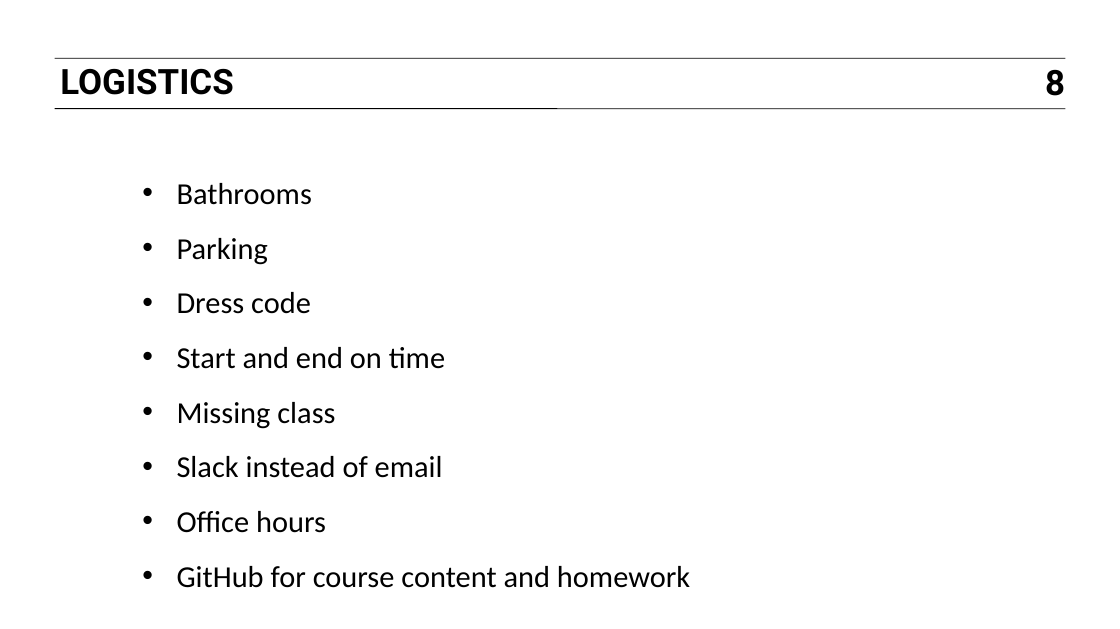
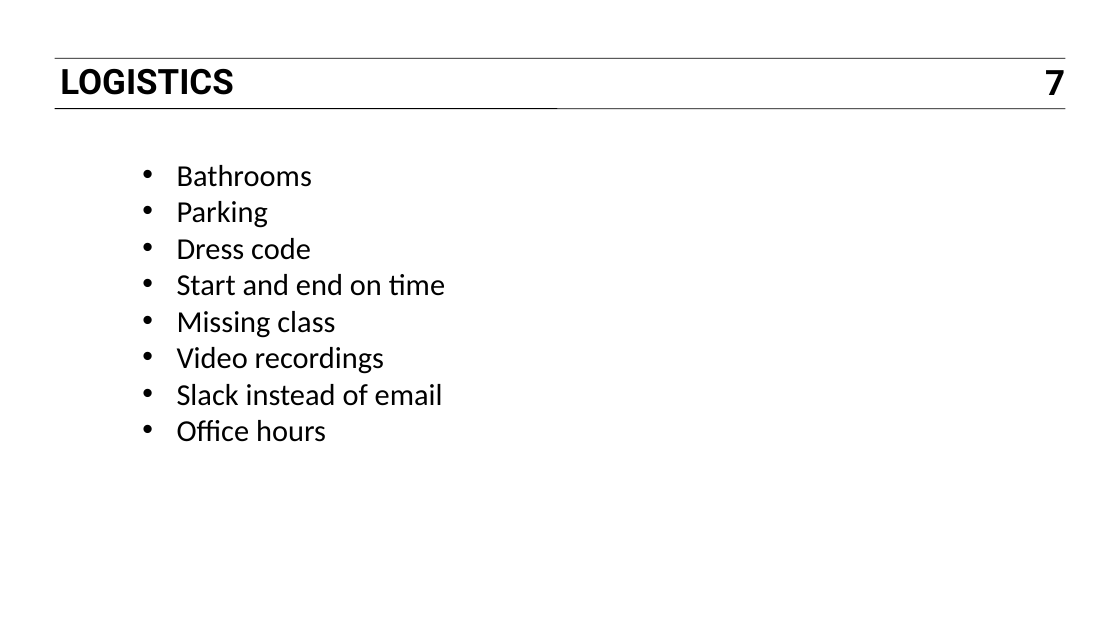
Before and after one commit to JamesByers/GA-SEA-DAT1, a slide deck: slide 7 of slides/01_course_overview.pptx (slide 8 before the commit). Drawn at 1120x629 pixels with LibreOffice and Linux fonts; fonts in the diff are those of the drawing. Boxes give left, top, right and bottom in pixels: in the first picture for what was removed or moved away, otherwise in the second. Text is boxed around its words. In the diff, an @@ line names an element or a change of style, - is before the commit and + after.

```diff
--- a/slides/01_course_overview.pptx
+++ b/slides/01_course_overview.pptx
@@ page number at box(1045, 70, 1065, 95): text changed @@
-8
+7
@@ text at box(177, 165, 445, 442): line spacing 1.5 to 1 @@
@@ text at box(177, 347, 384, 374): paragraph added @@
+• Video recordings
@@ text at box(177, 566, 690, 588): paragraph removed @@
-• GitHub for course content and homework
```
Also in this commit, not shown: 4 other slides changed, 2 slides removed, 19 other files.
